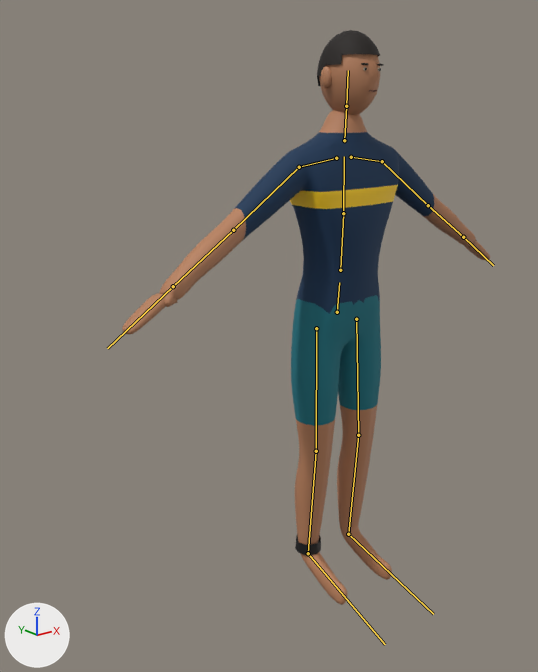
The glTF model assets/models/surfer_beach.glb, before and after one commit.
Before and after are seen from a 50 mm camera at (-1.64, -1.68, 1.61) aimed at (-0.17, 0.16, 0.87). Every picture has the same lights, and +X, +Y and +Z are marked at lower left. The older version comes first. The bones that bend it are drawn over the model as lines.

Objects in the first picture: 'Surfer'.
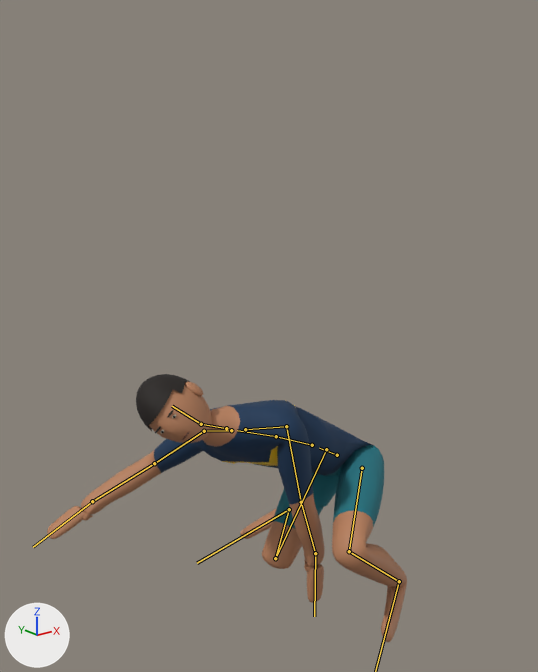
The newer file adds an action. The first version stands in its rest pose; the second is drawn at frame 0 of the action 'grab'.

The edits, one by one:
Bone 'hips' (bone_hips) moves from (0.0, 0.0, 0.0) to (0.02, -0.519, 0.037).
Bone 'hips' (bone_hips) turns from (0, 0, 0) to (-32, -86, 90) degrees about its own x, y and z.
Bone 'spine' (bone_spine) turns from (0, 0, 0) to (8, 12, 0) degrees about its own x, y and z.
Bone 'chest' (bone_chest) turns from (0, 0, 0) to (6, 10, 0) degrees about its own x, y and z.
Bone 'neck' (bone_neck) turns from (0, 0, 0) to (-6, 20, -1) degrees about its own x, y and z.
Bone 'head' (bone_head) turns from (0, 0, 0) to (-30, 22, -1) degrees about its own x, y and z.
Bone 'upper_arm_L' (bone_upper_arm_l) turns from (0, 0, 0) to (-82, -12, -14) degrees about its own x, y and z.
Bone 'forearm_L' (bone_forearm_l) turns from (0, 0, 0) to (0, 0, 7) degrees about its own x, y and z.
Bone 'hand_L' (bone_hand_l) turns from (0, 0, 0) to (-5, -1, -21) degrees about its own x, y and z.
Bone 'upper_arm_R' (bone_upper_arm_r) turns from (0, 0, 0) to (10, -3, 32) degrees about its own x, y and z.
Bone 'forearm_R' (bone_forearm_r) turns from (0, 0, 0) to (17, -6, 39) degrees about its own x, y and z.
Bone 'hand_R' (bone_hand_r) turns from (0, 0, 0) to (-6, 0, 3) degrees about its own x, y and z.
Bone 'thigh_L' (bone_thigh_l) turns from (0, 0, 0) to (-58, -48, -77) degrees about its own x, y and z.
Bone 'shin_L' (bone_shin_l) turns from (0, 0, 0) to (44, -44, 90) degrees about its own x, y and z.
Bone 'foot_L' (bone_foot_l) turns from (0, 0, 0) to (-28, -11, -41) degrees about its own x, y and z.
Bone 'thigh_R' (bone_thigh_r) turns from (0, 0, 0) to (-96, -11, -9) degrees about its own x, y and z.
Bone 'shin_R' (bone_shin_r) turns from (0, 0, 0) to (52, -48, 85) degrees about its own x, y and z.
Bone 'foot_R' (bone_foot_r) turns from (0, 0, 0) to (-43, 3, 7) degrees about its own x, y and z.

Where the change shows, as pixel boxes (x1, y1, x2, y2) in the pictures (538 x 672 px):
'Surfer', posed (53% shorter): before (122, 30, 490, 605); after (47, 374, 407, 642)
bone 'hips', root to tip: before (337, 312) to (339, 282); after (337, 455) to (319, 448)
bone 'spine', root to tip: before (340, 270) to (343, 213); after (312, 445) to (276, 436)
bone 'chest', root to tip: before (343, 213) to (344, 156); after (276, 436) to (237, 430)
bone 'neck', root to tip: before (344, 140) to (346, 106); after (226, 428) to (201, 424)
bone 'head', root to tip: before (346, 106) to (348, 70); after (201, 424) to (172, 406)
bone 'upper_arm_L', root to tip: before (382, 161) to (428, 205); after (286, 426) to (301, 502)
bone 'forearm_L', root to tip: before (428, 205) to (463, 237); after (301, 502) to (315, 553)
bone 'hand_L', root to tip: before (463, 237) to (493, 265); after (315, 553) to (314, 616)
bone 'upper_arm_R', root to tip: before (299, 167) to (233, 230); after (204, 431) to (154, 463)
bone 'forearm_R', root to tip: before (233, 230) to (173, 286); after (154, 463) to (92, 501)
bone 'hand_R', root to tip: before (173, 286) to (107, 348); after (92, 501) to (33, 547)
bone 'thigh_L', root to tip: before (356, 319) to (358, 435); after (362, 468) to (349, 551)
bone 'shin_L', root to tip: before (358, 435) to (348, 534); after (349, 551) to (399, 581)
bone 'thigh_R', root to tip: before (316, 328) to (316, 451); after (326, 449) to (275, 558)
bone 'shin_R', root to tip: before (316, 451) to (308, 553); after (275, 558) to (289, 509)
bone 'foot_R', root to tip: before (308, 553) to (385, 644); after (289, 509) to (197, 563)
